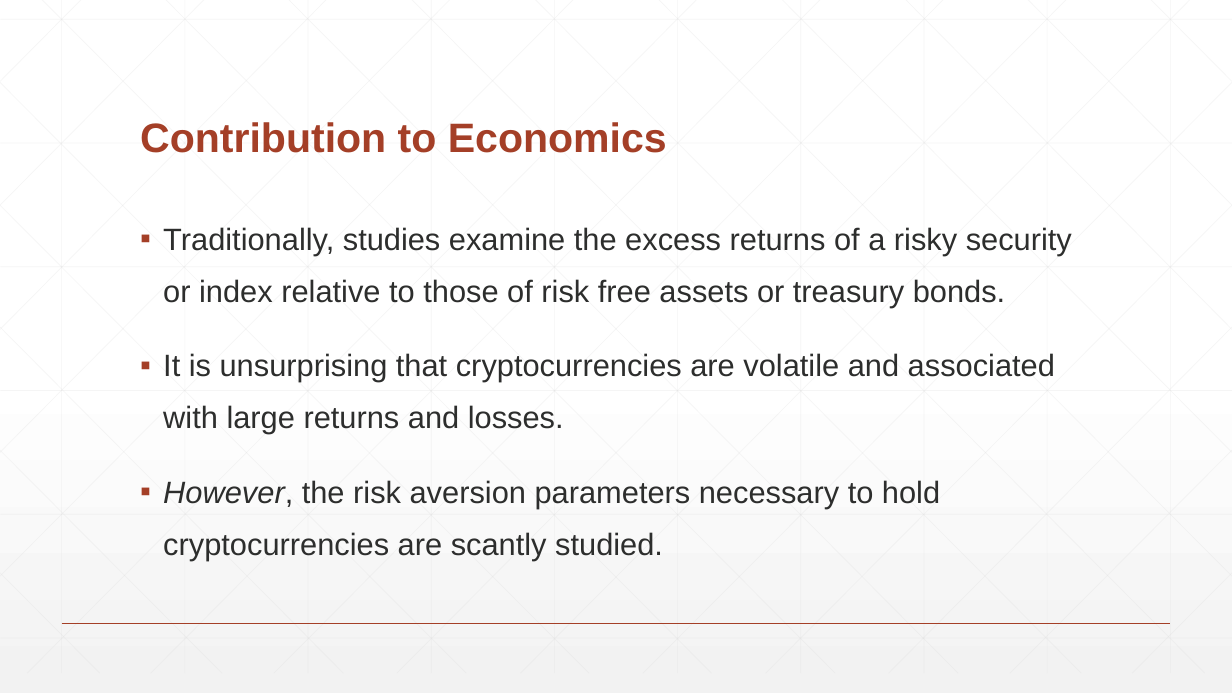
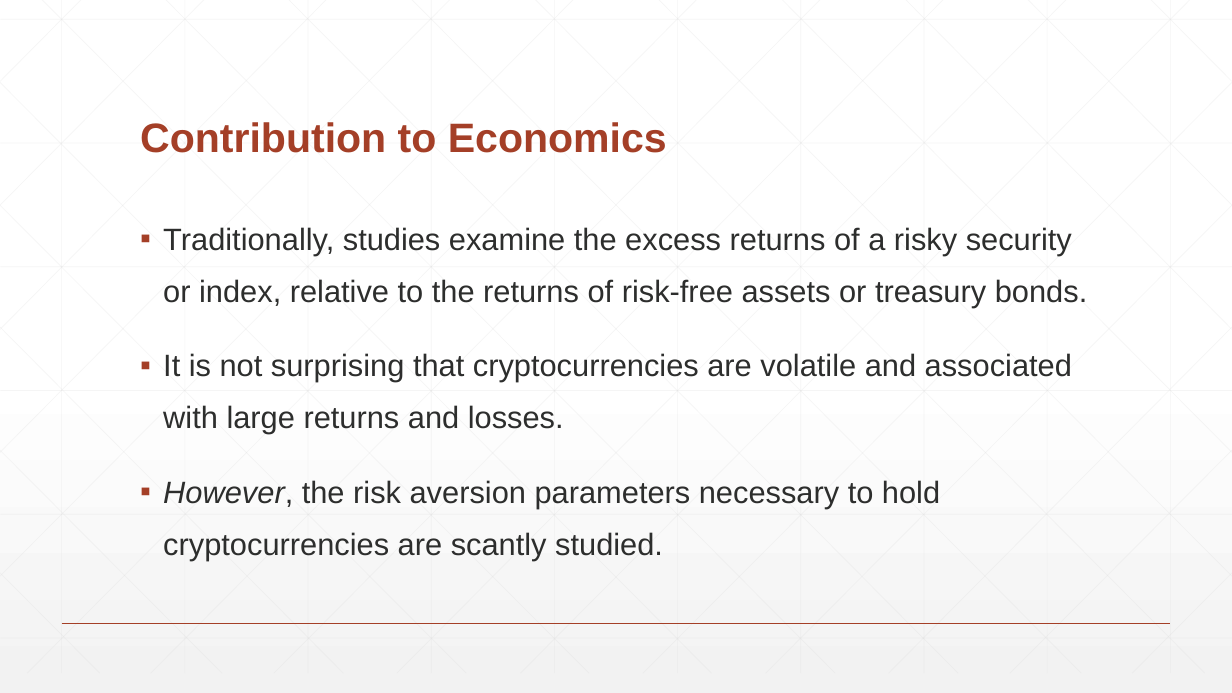
Before and after one commit to LongSimple/ECON-4008-Macro-Modeling, a slide deck: slide 6 of Writing Assignments/Preliminary Research Presentation.pptx. Drawn at 1232x693 pixels with LibreOffice and Linux fonts; fonts in the diff are those of the drawing. Boxes give left, top, right and bottom in pixels: in the first picture for what was removed or moved away, otherwise in the second. Text is boxed around its words. In the diff, an @@ line names an element or a change of style, - is before the commit and + after.

```diff
--- a/Writing Assignments/Preliminary Research Presentation.pptx
+++ b/Writing Assignments/Preliminary Research Presentation.pptx
@@ text at <box>163,227,1087,434</box>: text changed @@
-▪ Traditionally, studies examine the excess returns of a risky security or index relative to those of risk free assets or treasury bonds.
-▪ It is unsurprising that cryptocurrencies are volatile and associated with large returns and losses.
+▪ Traditionally, studies examine the excess returns of a risky security or index, relative to the returns of risk-free assets or treasury bonds.
+▪ It is not surprising that cryptocurrencies are volatile and associated with large returns and losses.
```
Also in this commit, not shown: 7 other slides changed, 1 other file.
